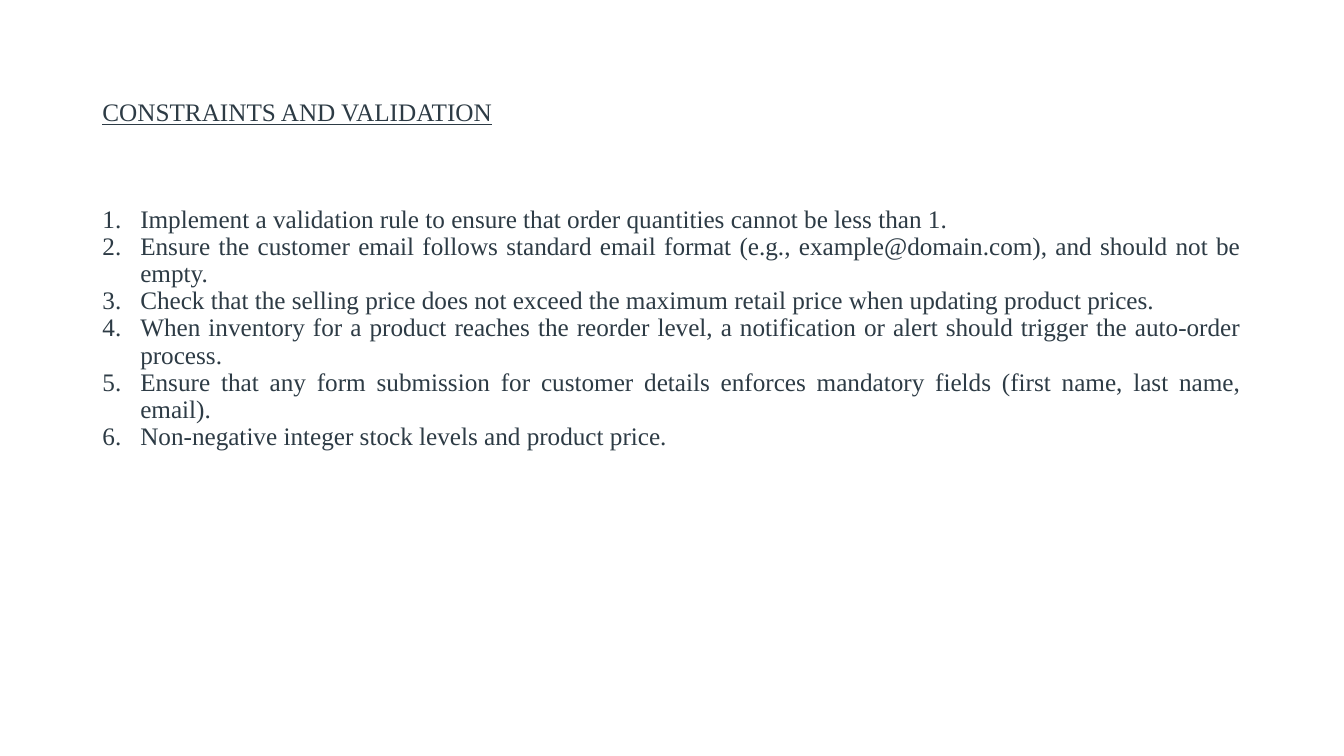
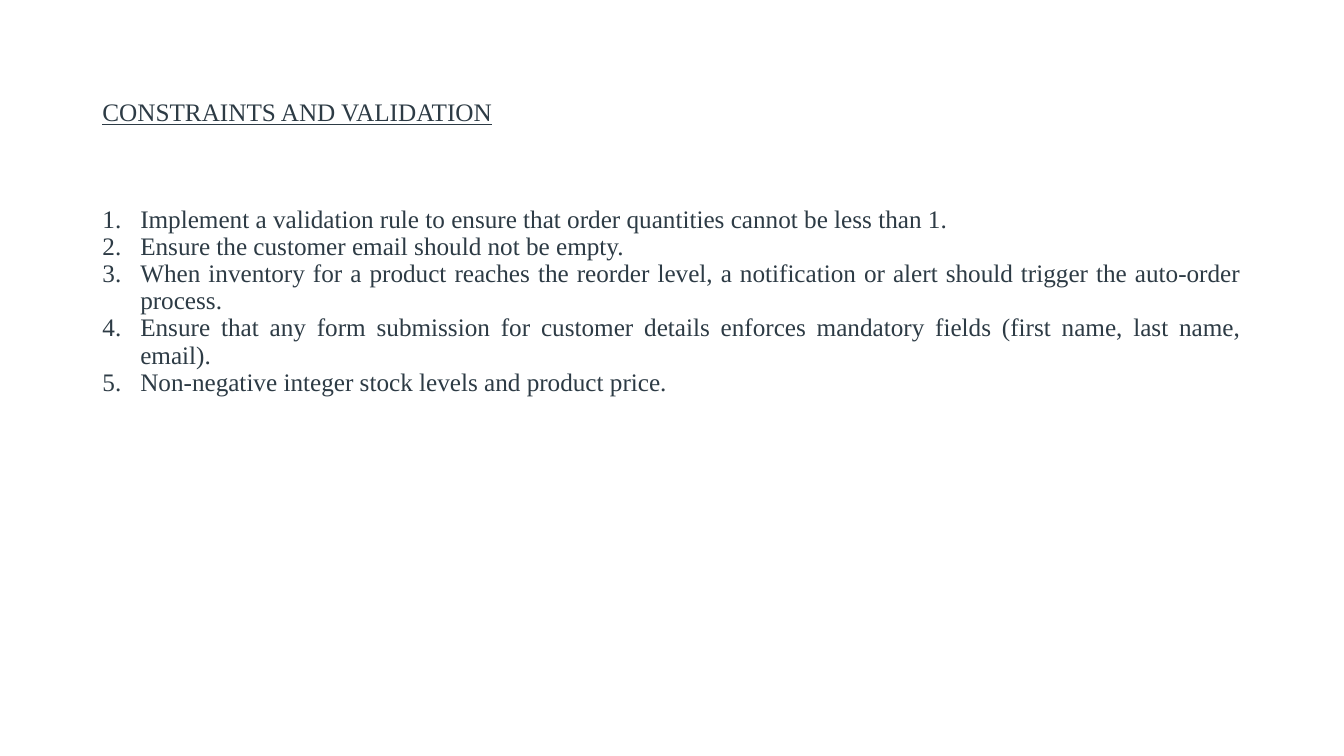
Before and after one commit to himaniguptaNU/DMDD_6210_FALL2024_14, a slide deck: slide 5 of DMDD_Project_ Presentation_Final.pptx. Drawn at 1344x756 pixels with LibreOffice and Linux fonts; fonts in the diff are those of the drawing; background and template pictures are left out. Boxes give left, top, right and bottom in pixels: in the first picture for what was removed or moved away, otherwise in the second. Text is boxed around its words. In the diff, an @@ line names an element or a change of style, - is before the commit and + after.

```diff
--- a/DMDD_Project_ Presentation_Final.pptx
+++ b/DMDD_Project_ Presentation_Final.pptx
@@ text at [140,237,624,261]: text changed @@
-2. Ensure the customer email follows standard email format (e.g., example@domain.com), and should not be empty.
-3. Check that the selling price does not exceed the maximum retail price when updating product prices.
+2. Ensure the customer email should not be empty.
```
Also in this commit, not shown: 2 other slides changed, 3 other files.
